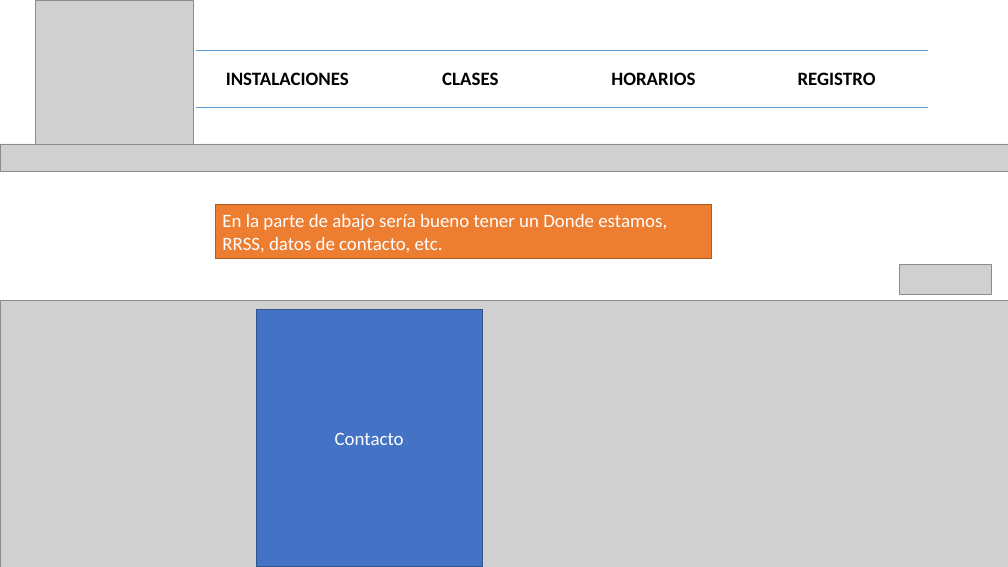
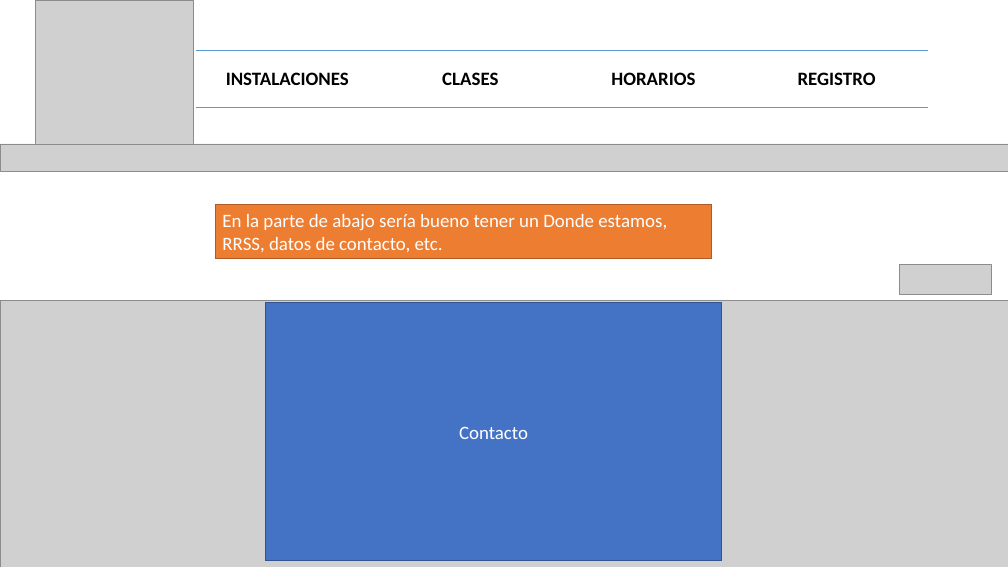
Before and after one commit to alexgv95/CeuFit, a slide deck: slide 10 of Interfaz_CEUFIT.pptx. Drawn at 1008x567 pixels with LibreOffice and Linux fonts; fonts in the diff are those of the drawing; grey boxes stand for pictures. Boxes give left, top, right and bottom in pixels: in the first picture for what was removed or moved away, otherwise in the second. Text is boxed around its words. In the diff, an @@ line names an element or a change of style, - is before the commit and + after.

```diff
--- a/Interfaz_CEUFIT.pptx
+++ b/Interfaz_CEUFIT.pptx
@@ rectangle "Contacto" resized from (x1=256, y1=310, x2=482, y2=567) to (x1=265, y1=303, x2=721, y2=560) @@
```
Also in this commit, not shown: 1 other slide changed.
